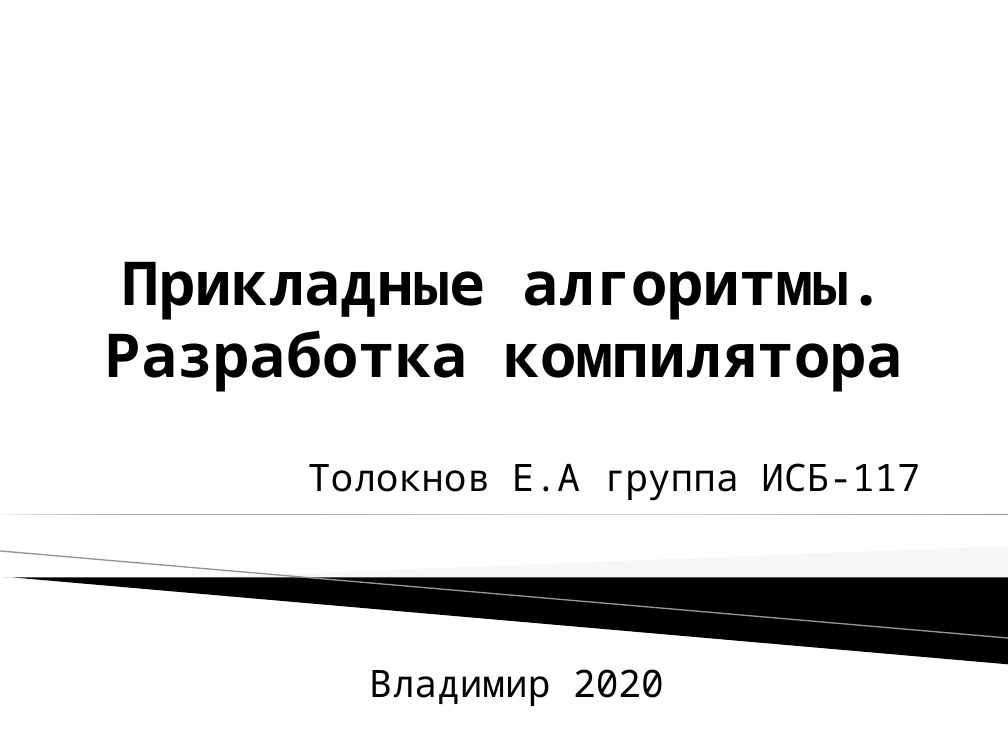
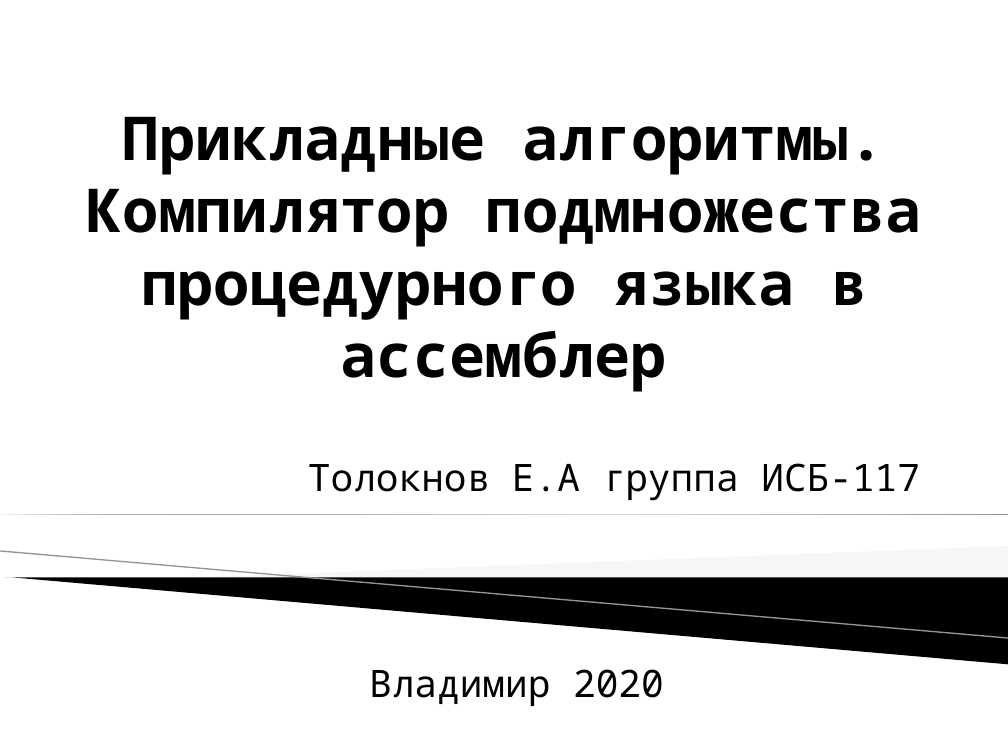
Before and after one commit to egort-33/ISB117, a slide deck: slide 1 of Презентация компилятор Толокнов ИСБ-117.pptx. Drawn at 1008x756 pixels with LibreOffice and Linux fonts; fonts in the diff are those of the drawing; background and template pictures are left out. Boxes give left, top, right and bottom in pixels: in the first picture for what was removed or moved away, otherwise in the second. Text is boxed around its words. In the diff, an @@ line names an element or a change of style, - is before the commit and + after.

```diff
--- a/Презентация компилятор Толокнов ИСБ-117.pptx
+++ b/Презентация компилятор Толокнов ИСБ-117.pptx
@@ title at [87,116,921,392]: text changed @@
-Прикладные алгоритмы.
-Разработка компилятора
+Прикладные алгоритмы.
+Компилятор подмножества процедурного языка в ассемблер
```
Also in this commit, not shown: 2 other slides changed.
